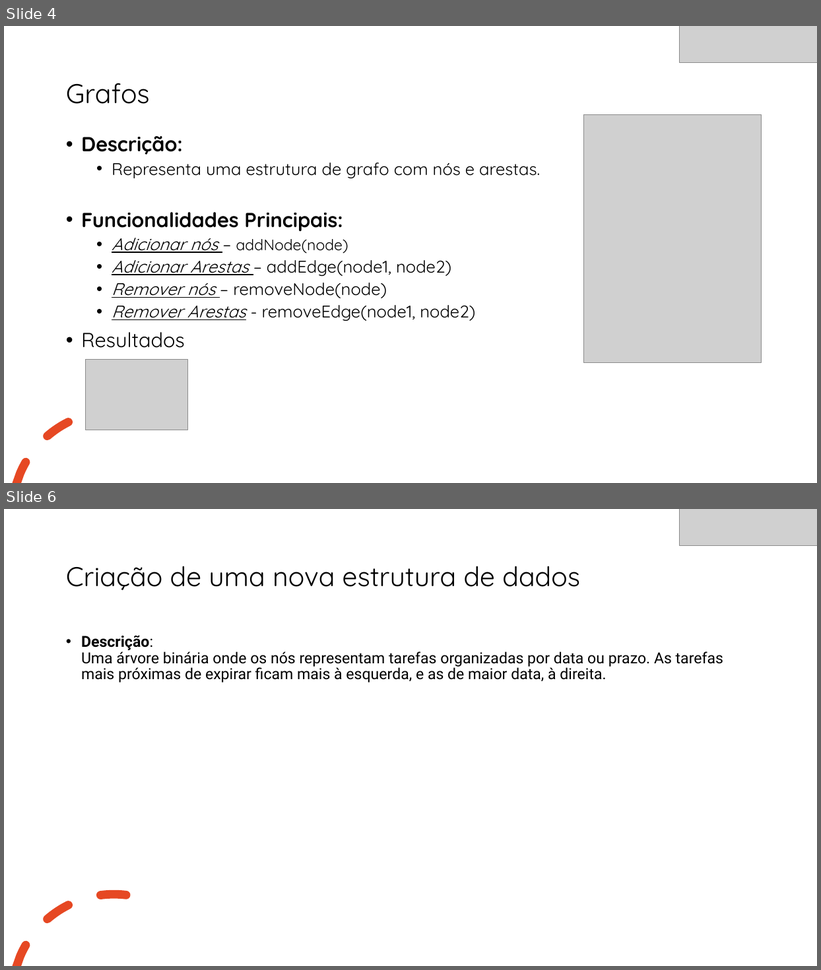
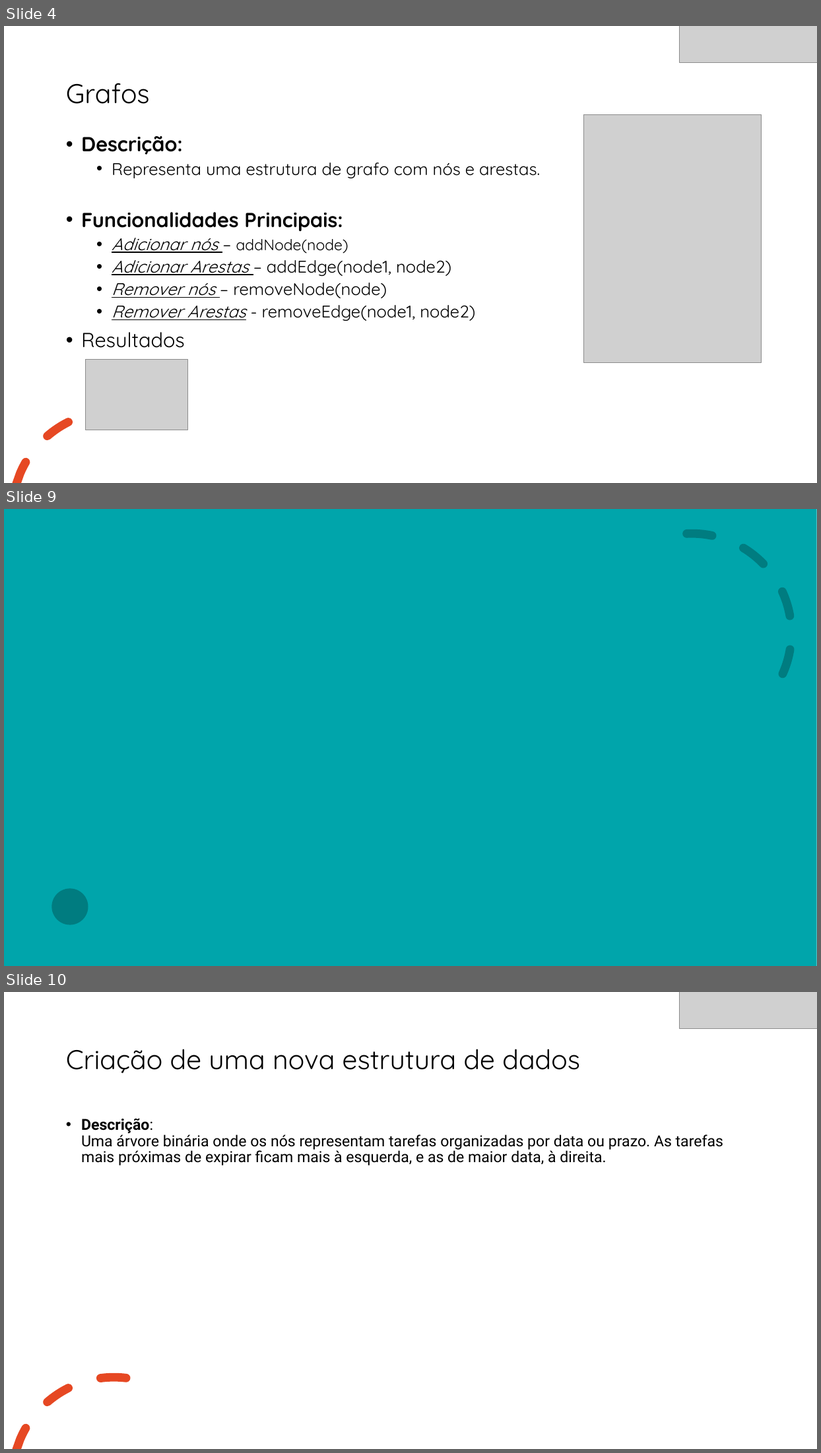
Before and after one commit to RaiiaaGithub/online-text-editor, a slide deck: Algoritmos e Estrutura de Dados.pptx. Shown one above the other, each under a label of ours: slides 4 and 6 before the commit, slides 4, 9 and 10 after it; the slides between them are not shown. The pictures are 821x970 and 821x1453 pixels, drawn with LibreOffice and Linux fonts; fonts in the diff are those of the drawing; grey boxes stand for pictures; background and template pictures are left out. Boxes give left, top, right and bottom in pixels: in the first picture for what was removed or moved away, otherwise in the second. Text is boxed around its words. In the diff, an @@ line names an element or a change of style, - is before the commit and + after.

```diff
--- a/Algoritmos e Estrutura de Dados.pptx
+++ b/Algoritmos e Estrutura de Dados.pptx
@@ slide 9 added at (4, 509, 817, 966), background picture (left out); not listed: 1 template element that a slide beside it also shows @@
@@ rectangle added at (4, 509, 817, 966), fill #00A5AB @@
@@ freeform shape added at (704, 509, 761, 533), fill #E64823 @@
@@ arc (boxed as its full ellipse) added at (587, 529, 797, 738), outline #007C80 10 pt dashed @@
@@ freeform shape added at (4, 806, 68, 921), fill #824F8C @@
@@ ellipse added at (52, 889, 88, 925), fill #007C80 @@
@@ what was slide 6 is now slide 10 @@
```
Also in this commit, not shown: 1 slide changed, 3 other slides added, 1 other file.
